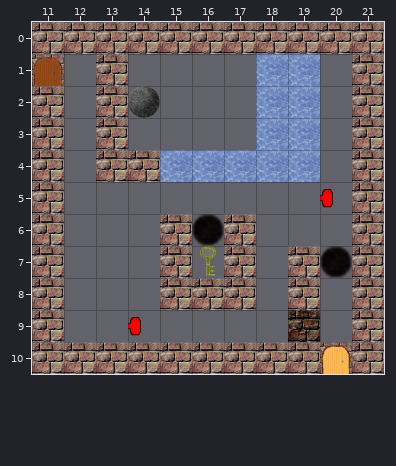
Tiled map -- Clockwise/assets/top-right.tmx. The picture above is the old version.
Cells are 32x32 px. Shown: x 11..21, y 0..10.
After:
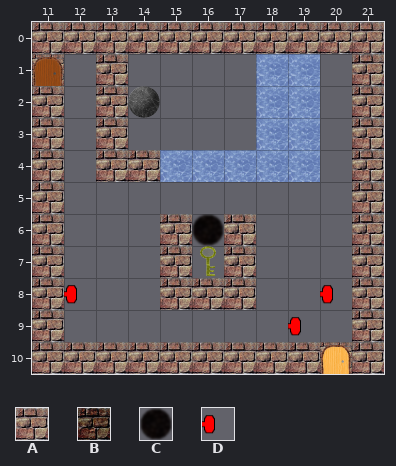
Key: from "tiles": A 0, B 4, C 5, D 10.
_ is an empty cell, . an unchanged one.
See-through tiles are keyed as they look on the map.
The author wrote: Fixed an unwinnable level
The exact change:
--- layer "Tile Layer 3"
@@ x 20..20 @@
- 5 D
+ 5 _
@@ x 12..20 @@
- 7 .......AC
- 8 _......A_
- 9 ..D....B.
+ 7 .......__
+ 8 D......_D
+ 9 .._....D.
